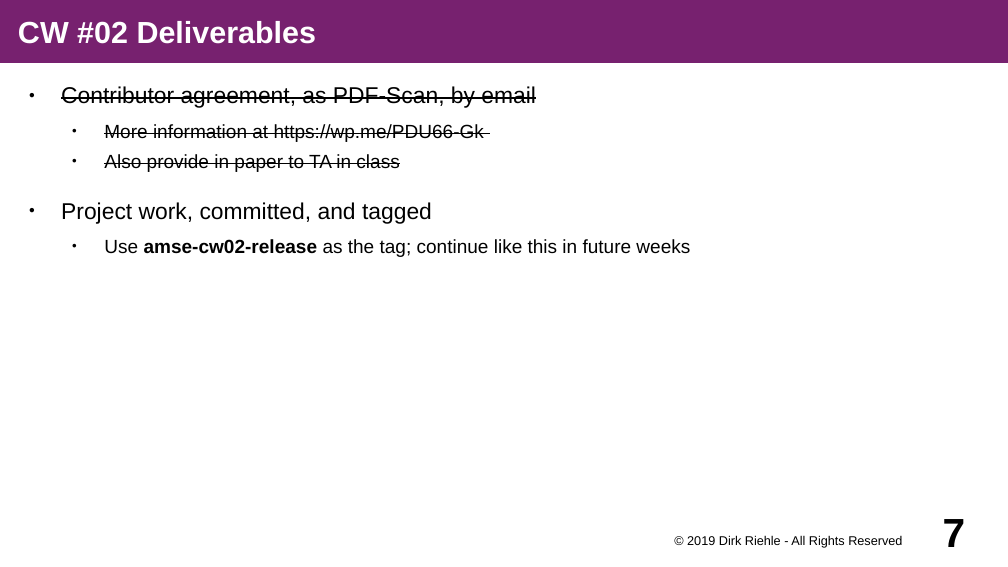
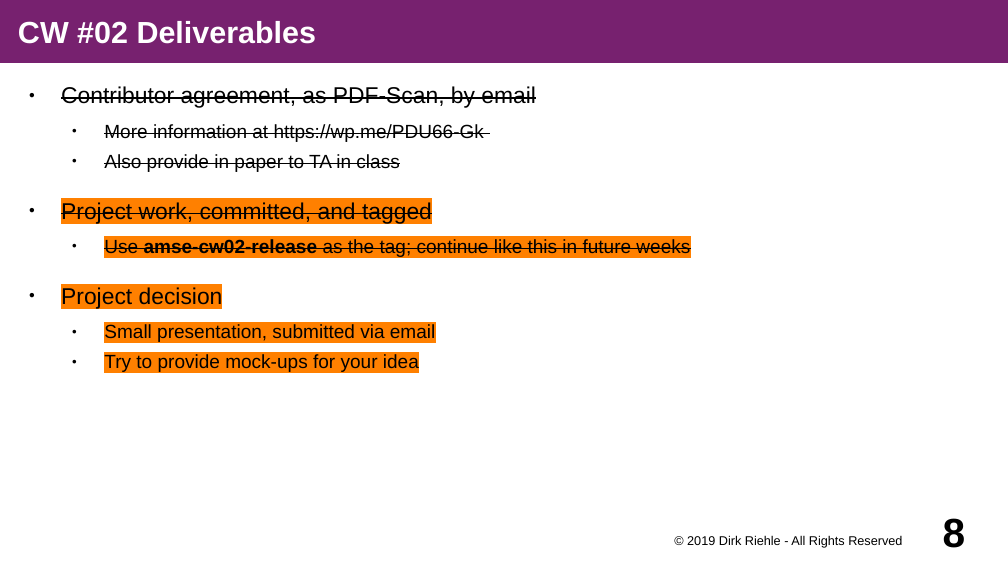
Before and after one commit to dirkriehle/amse-course, a slide deck: slide 8 of Lecture slides/AMSE A02 - Course Schedule.odp (slide 7 before the commit). Drawn at 1008x567 pixels with LibreOffice and Linux fonts; fonts in the diff are those of the drawing. Boxes give left, top, right and bottom in pixels: in the first picture for what was removed or moved away, otherwise in the second. Text is boxed around its words. In the diff, an @@ line names an element or a change of style, - is before the commit and + after.

```diff
--- a/Lecture slides/AMSE A02 - Course Schedule.odp
+++ b/Lecture slides/AMSE A02 - Course Schedule.odp
@@ text at (x1=61, y1=202, x2=690, y2=257): highlight none to #FF8000, strikethrough on in "Project work, committed, and tagged", "Use amse-cw02-release as the tag; continue like ..." @@
@@ text at (x1=61, y1=286, x2=435, y2=372): paragraphs added @@
+● Project decision
+  ● Small presentation, submitted via email
+  ● Try to provide mock-ups for your idea
@@ page number at (x1=943, y1=518, x2=966, y2=548): text changed @@
-7
+8
```
Also in this commit, not shown: 13 other slides changed, 1 slide added, 5 other files.
